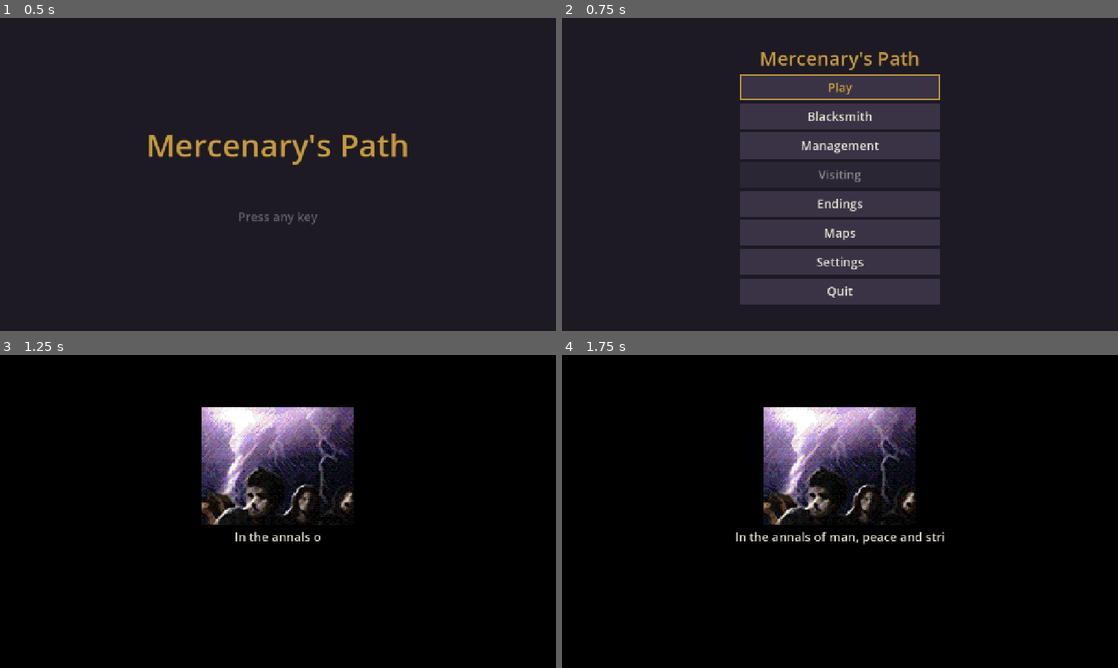
Above: before the commit, frames 1-4 (two rows, left to right).
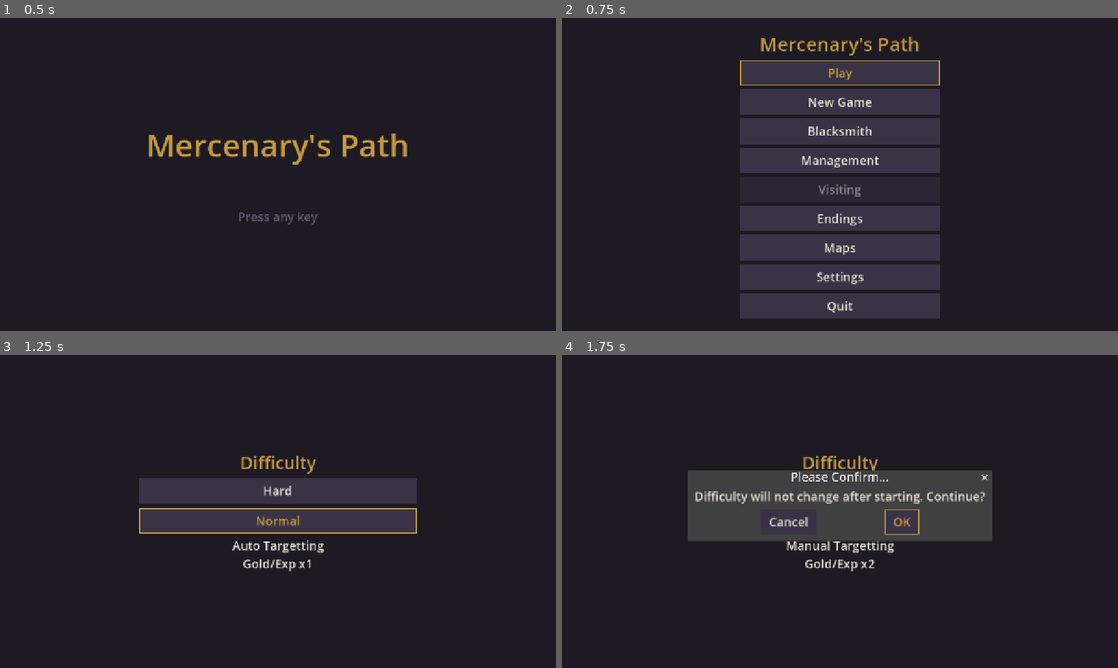
Above: after the commit, the same moments.

Repository: sapega89/Path-Of-A-Warrior
Game: Godot game, scene res://scenes/main.tscn
The game is run twice, just before and just after one commit, with the same random seed, the same clock (stepped at 60 frames per second) and the same inputs.
Inputs (mouse positions are in pixels of both pictures, inside the frame that each line leads up to):
- Up to frame 1 (0.5 s): no input
- Up to frame 2 (0.75 s): tap Enter (ui_accept) at 0.5 s; move the mouse to (962, 158) at 0.52 s; hold D (move_right) from 0.53 s (still down); hold J (attack) from 0.53 s (still down); click (962, 158) at 0.67 s
- Up to frame 3 (1.25 s): keep holding D (move_right); keep holding J (attack); tap Enter (ui_accept) at 0.77 s
- Up to frame 4 (1.75 s): release D (move_right) at 1.25 s; release J (attack) at 1.25 s; click (840, 489) at 1.25 s, where only the run after the commit has a clickable "Hard"

Frame 1 is identical in both runs. In frame 2, 11% of the frame differs, in the area x 32-68%, y 6-96%; in frame 3, 99%; in frame 4, 99%, in the area x 0-100%, y 0-100%.

Commit message:
Godot: New Game (difficulty, face, name, first stat points)
Co-Authored-By: Claude Opus 5.5 <noreply@anthropic.com>
Claude-Session: https://claude.ai/code/session_01Pra1erWg8UTqtk76LxS6ea

Diff:
--- a/godot/client/i18n/strings.json
+++ b/godot/client/i18n/strings.json
@@ -366,5 +366,81 @@
   "endings.locked": {
     "en": "You must first complete the missions needed to view this ending.",
     "uk": "Спершу пройдіть місії, що ведуть до цієї кінцівки."
+  },
+  "menu.continue": {
+    "en": "Continue",
+    "uk": "Продовжити"
+  },
+  "menu.new_game": {
+    "en": "New Game",
+    "uk": "Нова гра"
+  },
+  "newgame.ask_delete": {
+    "en": "Starting a new game will cause your saved game to be deleted. Continue?",
+    "uk": "Нова гра видалить збережену. Продовжити?"
+  },
+  "newgame.difficulty": {
+    "en": "Difficulty",
+    "uk": "Складність"
+  },
+  "newgame.difficulty_0": {
+    "en": "Hard",
+    "uk": "Важко"
+  },
+  "newgame.difficulty_1": {
+    "en": "Normal",
+    "uk": "Нормально"
+  },
+  "newgame.mode_0": {
+    "en": "Manual Targetting\nGold/Exp x2",
+    "uk": "Ручне прицілювання\nЗолото й досвід x2"
+  },
+  "newgame.mode_1": {
+    "en": "Auto Targetting\nGold/Exp x1",
+    "uk": "Автоприцілювання\nЗолото й досвід x1"
+  },
+  "newgame.ask_difficulty": {
+    "en": "Difficulty will not change after starting. Continue?",
+    "uk": "Складність не зміниться після початку. Продовжити?"
+  },
+  "newgame.hero": {
+    "en": "Character",
+    "uk": "Герой"
+  },
+  "newgame.select_1": {
+    "en": "Please select",
+    "uk": "Оберіть"
+  },
+  "newgame.select_2": {
+    "en": "a character for battle.",
+    "uk": "героя для бою."
+  },
+  "newgame.name": {
+    "en": "Name",
+    "uk": "Ім'я"
+  },
+  "newgame.name_hint": {
+    "en": "up to 8 letters",
+    "uk": "до 8 літер"
+  },
+  "newgame.name_empty": {
+    "en": "Enter a name.",
+    "uk": "Введіть ім'я."
+  },
+  "newgame.ok": {
+    "en": "OK",
+    "uk": "OK"
+  },
+  "newgame.points": {
+    "en": "Attributes",
+    "uk": "Характеристики"
+  },
+  "newgame.points_left": {
+    "en": "Points: %d",
+    "uk": "Очки: %d"
+  },
+  "newgame.ask_done": {
+    "en": "Character settings are complete. Continue?",
+    "uk": "Героя створено. Продовжити?"
   }
 }
--- a/godot/client/scripts/core/profile.gd
+++ b/godot/client/scripts/core/profile.gd
@@ -30,6 +30,8 @@
 enum Stat { HP, MP, ATTACK, DEFENSE }
 
 var hero_name := "Hero"
+var head := 0  # the hero's face (0..3): his portrait and his look on the map
+var difficulty := 1  # 1 normal, 0 hard (chosen for a new game, kept until the next)
 var level := 1
 var experience := 0  # exp into the current level
 var fame := 0
@@ -254,6 +256,7 @@
 	h.max_mp = max_mp()
 	h.mp = h.max_mp
 	h.weapon_kind = weapon_kind()
+	sim.difficulty = difficulty
 	for i in mini(skill_levels.size(), sim.skill_levels.size()):
 		sim.skill_levels[i] = int(skill_levels[i])
 	for i in mini(hotkeys.size(), sim.hotkeys.size()):
@@ -538,7 +541,7 @@
 
 
 func to_dict() -> Dictionary:
-	return {"name": hero_name, "level": level, "exp": experience, "fame": fame, "gold": gold, "stat_points": stat_points,
+	return {"name": hero_name, "head": head, "difficulty": difficulty, "level": level, "exp": experience, "fame": fame, "gold": gold, "stat_points": stat_points,
 		"base": [base_hp, base_mp, base_attack, base_defense], "equipped": equipped,
 		"backpack": backpack,
 		"skill_levels": skill_levels, "hotkeys": hotkeys, "quick_slots": quick_slots,
@@ -549,6 +552,8 @@
 
 func from_dict(d: Dictionary) -> void:
 	hero_name = str(d.get("name", hero_name))
+	head = clampi(int(d.get("head", head)), 0, 3)
+	difficulty = clampi(int(d.get("difficulty", difficulty)), 0, 1)
 	level = int(d.get("level", level))
 	experience = int(d.get("exp", experience))
 	fame = int(d.get("fame", fame))
--- a/godot/client/scripts/core/router.gd
+++ b/godot/client/scripts/core/router.gd
@@ -21,6 +21,7 @@
 	"blacksmith": "res://scripts/screens/blacksmith_screen.gd",
 	"shop": "res://scripts/screens/shop_screen.gd",
 	"visiting": "res://scripts/screens/visiting_screen.gd",
+	"new_game": "res://scripts/screens/new_game_screen.gd",
 	"endings": "res://scripts/screens/endings_screen.gd",
 }
 
--- a/godot/client/scripts/screens/main_menu.gd
+++ b/godot/client/scripts/screens/main_menu.gd
@@ -1,18 +1,20 @@
 extends Control
-## Main menu: play, blacksmith, management, visiting, endings, maps, settings, quit (no quit button on phones and the web).
+## Main menu: continue (or play), new game, blacksmith, management, visiting, endings, maps, settings, quit (no quit button on phones and the web).
 
 const UiTheme := preload("res://scripts/ui/ui_theme.gd")
 const Profile := preload("res://scripts/core/profile.gd")
-const Stories := preload("res://scripts/core/stories.gd")
 const Visits := preload("res://scripts/core/visits.gd")
 
 var buttons: Array[Button] = []
+var ask: ConfirmationDialog  # "Starting a new game will cause your saved game to be deleted."
 
 
 func _ready() -> void:
 	var col := UiTheme.menu_column(self)
 	col.add_child(UiTheme.heading("game.title", 44))
-	_add(col, "Play", "menu.play", play)
+	var saved := FileAccess.file_exists(Profile.PATH)
+	_add(col, "Play", "menu.continue" if saved else "menu.play", play)
+	_add(col, "NewGame", "menu.new_game", new_game)
 	_add(col, "Blacksmith", "menu.blacksmith", func(): Router.push("blacksmith"))
 	_add(col, "Management", "menu.management", func(): Router.push("management"))
 	_add(col, "Visiting", "menu.visiting", func(): Router.push("visiting"))
@@ -23,16 +25,28 @@
 	_add(col, "Settings", "menu.settings", func(): Router.push("settings"))
 	if show_quit():
 		_add(col, "Quit", "menu.quit", func(): get_tree().quit())
+	ask = ConfirmationDialog.new()
+	ask.name = "Ask"
+	ask.dialog_text = tr("newgame.ask_delete")
+	ask.confirmed.connect(func(): Router.push("new_game", {}))
+	add_child(ask)
 	buttons[0].grab_focus.call_deferred()
 
 
-## A new hero first hears the opening story, then goes to the campaign.
+## The saved hero goes on with the campaign; without one a new game starts.
 func play() -> void:
 	if FileAccess.file_exists(Profile.PATH):
 		Router.push("campaign")
 		return
-	Profile.new().save()
-	Router.push("story", {"story": Stories.OPENING, "then": "campaign"})
+	Router.push("new_game", {})
+
+
+## A new hero (difficulty, face, name, points); over a saved one only when that is confirmed.
+func new_game() -> void:
+	if FileAccess.file_exists(Profile.PATH):
+		ask.popup_centered()
+		return
+	Router.push("new_game", {})
 
 
 static func show_quit() -> bool:
--- a/godot/client/scripts/screens/mission_screen.gd
+++ b/godot/client/scripts/screens/mission_screen.gd
@@ -115,7 +115,7 @@
 	hero.name = "Hero"
 	hero.external = true
 	world.add_child(hero)
-	hero.set_look(0, sim.hero.weapon_kind)
+	hero.set_look(profile.head, sim.hero.weapon_kind)
 	effects = Effects.new()
 	effects.name = "Effects"
 	world.add_child(effects)
--- /dev/null
+++ b/godot/client/scripts/screens/new_game_screen.gd
@@ -0,0 +1,217 @@
+extends Control
+## A new game, step by step as in the original: the difficulty (Hard: manual aim, gold and
+## exp x2; Normal: the hero turns to the nearest enemy, x1; it cannot change later), the hero's
+## face, his name (up to 8 letters), and his 5 first stat points. Then the hero is saved over
+## any old one and the opening story starts, then the campaign.
+## Params: profile_path (optional), then (the screen after the opening, default campaign).
+
+const UiTheme := preload("res://scripts/ui/ui_theme.gd")
+const Profile := preload("res://scripts/core/profile.gd")
+const Stories := preload("res://scripts/core/stories.gd")
+const PORTRAITS := "res://assets/original/portraits/%d.png"
+const HEADS := 4
+const NAME_MAX := 8
+const SCALE := 3
+enum Step { DIFFICULTY, HERO, NAME, POINTS }
+
+var path: String = Profile.PATH
+var profile: RefCounted = Profile.new()
+var step := Step.DIFFICULTY
+var heading: Label
+var body: VBoxContainer
+var info: Label
+var ask: ConfirmationDialog
+var name_edit: LineEdit
+var stat_labels: Array[Label] = []
+var points_label: Label
+
+
+func _ready() -> void:
+	path = str(Router.params.get("profile_path", Profile.PATH))
+	var col := UiTheme.menu_column(self, 640)
+	heading = UiTheme.heading("newgame.difficulty", 40)
+	col.add_child(heading)
+	body = VBoxContainer.new()
+	body.name = "Body"
+	body.add_theme_constant_override("separation", 10)
+	col.add_child(body)
+	info = Label.new()
+	info.name = "Info"
+	info.horizontal_alignment = HORIZONTAL_ALIGNMENT_CENTER
+	info.autowrap_mode = TextServer.AUTOWRAP_WORD_SMART
+	info.custom_minimum_size = Vector2(0, 80)
+	col.add_child(info)
+	ask = ConfirmationDialog.new()
+	ask.name = "Ask"
+	ask.confirmed.connect(_confirmed)
+	add_child(ask)
+	show_step(Step.DIFFICULTY)
+
+
+func _clear() -> void:
+	for c in body.get_children():
+		body.remove_child(c)
+		c.queue_free()
+	stat_labels.clear()
+	info.text = ""
+
+
+func _button(node_name: String, text: String, on_press: Callable, translate := true) -> Button:
+	var b := Button.new()
+	b.name = node_name
+	b.text = text
+	if not translate:
+		b.auto_translate_mode = Node.AUTO_TRANSLATE_MODE_DISABLED
+	b.pressed.connect(on_press)
+	body.add_child(b)
+	return b
+
+
+func show_step(s: int) -> void:
+	step = s
+	_clear()
+	match step:
+		Step.DIFFICULTY:
+			heading.text = "newgame.difficulty"
+			for d in [0, 1]:
+				var b := _button("Difficulty%d" % d, "newgame.difficulty_%d" % d, choose_difficulty.bind(d))
+				b.focus_entered.connect(func(): info.text = tr("newgame.mode_%d" % d))
+				b.mouse_entered.connect(func(): info.text = tr("newgame.mode_%d" % d))
+			(body.get_child(1) as Button).grab_focus.call_deferred()
+			info.text = tr("newgame.mode_1")
+		Step.HERO:
+			heading.text = "newgame.hero"
+			var row := HBoxContainer.new()
+			row.name = "Heads"
+			row.alignment = BoxContainer.ALIGNMENT_CENTER
+			row.add_theme_constant_override("separation", 24)
+			for h in HEADS:
+				var b := Button.new()
+				b.name = "Head%d" % h
+				b.icon = load(PORTRAITS % (Stories.HERO_PORTRAIT + h))
+				b.expand_icon = true
+				b.custom_minimum_size = Vector2(46, 46) * SCALE + Vector2(12, 12)
+				b.pressed.connect(choose_head.bind(h))
+				row.add_child(b)
+			body.add_child(row)
+			info.text = "%s\n%s" % [tr("newgame.select_1"), tr("newgame.select_2")]
+			(row.get_child(profile.head) as Button).grab_focus.call_deferred()
+		Step.NAME:
+			heading.text = "newgame.name"
+			name_edit = LineEdit.new()
+			name_edit.name = "Name"
+			name_edit.max_length = NAME_MAX
+			name_edit.alignment = HORIZONTAL_ALIGNMENT_CENTER
+			name_edit.placeholder_text = tr("newgame.name_hint")
+			name_edit.text_submitted.connect(func(_t): submit_name())
+			name_edit.text_changed.connect(_name_changed)
+			body.add_child(name_edit)
+			_button("Ok", "newgame.ok", submit_name)
+			name_edit.grab_focus.call_deferred()
+		Step.POINTS:
+			heading.text = "newgame.points"
+			points_label = Label.new()
+			points_label.name = "Points"
+			points_label.horizontal_alignment = HORIZONTAL_ALIGNMENT_CENTER
+			points_label.auto_translate_mode = Node.AUTO_TRANSLATE_MODE_DISABLED
+			body.add_child(points_label)
+			for i in 4:
+				var row := HBoxContainer.new()
+				var b := Button.new()
+				b.name = "Stat%d" % i
+				b.text = "attributes.%s" % ["hp", "mp", "attack", "defense"][i]
+				b.size_flags_horizontal = Control.SIZE_EXPAND_FILL
+				b.pressed.connect(spend.bind(i))
+				row.add_child(b)
+				var v := Label.new()
+				v.auto_translate_mode = Node.AUTO_TRANSLATE_MODE_DISABLED
+				v.custom_minimum_size = Vector2(120, 0)
+				v.horizontal_alignment = HORIZONTAL_ALIGNMENT_RIGHT
+				row.add_child(v)
+				stat_labels.append(v)
+				body.add_child(row)
+			_refresh_points()
+			(body.get_child(1).get_child(0) as Button).grab_focus.call_deferred()
+
+
+func choose_difficulty(d: int) -> void:
+	profile.difficulty = d
+	_ask("newgame.ask_difficulty")
+
+
+func choose_head(h: int) -> void:
+	profile.head = h
+	show_step(Step.NAME)
+
+
+## Only letters, as many as fit.
+func _name_changed(t: String) -> void:
+	var clean := ""
+	for c in t:
+		if (c >= "A" and c <= "Z") or (c >= "a" and c <= "z"):
+			clean += c
+	if clean != t:
+		var at := name_edit.caret_column
+		name_edit.text = clean
+		name_edit.caret_column = mini(at, clean.length())
+
+
+func submit_name() -> bool:
+	var n := name_edit.text.strip_edges()
+	if n.is_empty():
+		info.text = tr("newgame.name_empty")
+		return false
+	profile.hero_name = n
+	show_step(Step.POINTS)
+	return true
+
+
+func spend(stat: int) -> void:
+	if profile.spend_point(stat):
+		_refresh_points()
+		if profile.stat_points == 0:
+			_ask("newgame.ask_done")
+
+
+func _refresh_points() -> void:
+	points_label.text = tr("newgame.points_left") % profile.stat_points
+	var values := [profile.base_hp, profile.base_mp, profile.base_attack, profile.base_defense]
+	for i in stat_labels.size():
+		stat_labels[i].text = str(values[i])
+
+
+func _ask(key: String) -> void:
+	ask.dialog_text = tr(key)
+	ask.popup_centered()
+
+
+func _confirmed() -> void:
+	match step:
+		Step.DIFFICULTY:
+			show_step(Step.HERO)
+		Step.POINTS:
+			finish()
+
+
+## Saves the new hero over the old one and starts the opening story.
+func finish() -> void:
+	profile.save(path)
+	var then := str(Router.params.get("then", "campaign"))
+	Router.back()
+	Router.push("story", {"story": Stories.OPENING, "then": then, "profile_path": path})
+
+
+func _unhandled_input(event: InputEvent) -> void:
+	if event.is_action_pressed("ui_cancel"):
+		get_viewport().set_input_as_handled()
+		match step:
+			Step.DIFFICULTY:
+				Router.back()
+			Step.POINTS:  # the points back, then the name again
+				var fresh: RefCounted = Profile.new()
+				fresh.difficulty = profile.difficulty
+				fresh.head = profile.head
+				profile = fresh
+				show_step(Step.NAME)
+			_:
+				show_step(step - 1)
--- a/godot/client/scripts/screens/story_screen.gd
+++ b/godot/client/scripts/screens/story_screen.gd
@@ -74,7 +74,7 @@
 		"talk":
 			var who := int(pg.speaker)
 			if who == Stories.HERO:
-				who = Stories.HERO_PORTRAIT
+				who = Stories.HERO_PORTRAIT + int(profile.head)
 			portrait.texture = load(PORTRAITS % who)
 			Audio.play_music(0)
 			portrait.visible = true
--- a/godot/client/scripts/screens/visiting_screen.gd
+++ b/godot/client/scripts/screens/visiting_screen.gd
@@ -77,7 +77,7 @@
 	general_says = top.get_child(1)
 	hero_portrait = bottom.get_child(1)
 	hero_says = bottom.get_child(0)
-	hero_portrait.texture = load(PORTRAITS % Stories.HERO_PORTRAIT)
+	hero_portrait.texture = load(PORTRAITS % (Stories.HERO_PORTRAIT + int(profile.head)))
 	text = Label.new()
 	text.name = "Text"
 	text.auto_translate_mode = Node.AUTO_TRANSLATE_MODE_DISABLED
--- /dev/null
+++ b/godot/client/tests/test_new_game.gd
@@ -0,0 +1,52 @@
+extends "res://tests/test_case.gd"
+
+const Profile := preload("res://scripts/core/profile.gd")
+const NewGame := preload("res://scripts/screens/new_game_screen.gd")
+const MapSim := preload("res://scripts/sim/map_sim.gd")
+const MapBuilder := preload("res://scripts/world/map_builder.gd")
+const TEST_PATH := "user://test_new_game.json"
+
+
+func test_head_and_difficulty_are_kept() -> void:
+	var p := Profile.new()
+	eq(p.difficulty, 1, "normal by default")
+	p.head = 2
+	p.difficulty = 0
+	p.save(TEST_PATH)
+	var q: RefCounted = Profile.load_or_new(TEST_PATH)
+	eq(q.head, 2, "the face")
+	eq(q.difficulty, 0, "hard")
+	var sim: RefCounted = MapSim.new(MapBuilder.load_map(1), 0, Vector2i(4, 2))
+	q.apply_to(sim)
+	eq(sim.difficulty, 0, "the mission is played hard")
+
+
+func test_new_game_steps() -> void:
+	var old: Dictionary = Router.params
+	Router.params = {"profile_path": TEST_PATH}
+	var screen: Control = NewGame.new()
+	root.add_child(screen)
+	eq(screen.step, NewGame.Step.DIFFICULTY, "the difficulty first")
+	screen.choose_difficulty(0)
+	screen._confirmed()
+	eq(screen.step, NewGame.Step.HERO, "then the face")
+	screen.choose_head(3)
+	eq(screen.step, NewGame.Step.NAME, "then the name")
+	screen.name_edit.text = ""
+	check(not screen.submit_name(), "a name is needed")
+	screen.name_edit.text = "Ivan7!"
+	screen._name_changed(screen.name_edit.text)
+	eq(screen.name_edit.text, "Ivan", "only letters")
+	check(screen.submit_name(), "taken")
+	eq(screen.step, NewGame.Step.POINTS, "then the points")
+	for i in 5:
+		screen.spend(Profile.Stat.ATTACK)
+	eq(screen.profile.stat_points, 0, "all five spent")
+	screen.profile.save(TEST_PATH)  # (finish() also opens the story)
+	var saved: RefCounted = Profile.load_or_new(TEST_PATH)
+	eq(saved.hero_name, "Ivan", "the name")
+	eq(saved.head, 3, "the face")
+	eq(saved.difficulty, 0, "hard")
+	eq(saved.base_attack, Profile.BASE_ATTACK + 5, "the points")
+	screen.free()
+	Router.params = old
--- a/godot/client/tools/shots.gd
+++ b/godot/client/tools/shots.gd
@@ -16,6 +16,23 @@
 	await _shot(out, "01_title")
 	Router.go("main_menu")
 	await _shot(out, "02_main_menu")
+	# A new game: the difficulty, the face, the name, the points.
+	Router.push("new_game", {"profile_path": "user://shot_new.json"})
+	var ng: Node = Router.current
+	await _shot(out, "02a_new_difficulty")
+	ng.choose_difficulty(1)
+	ng.ask.hide()
+	ng.show_step(ng.Step.HERO)
+	await _frames(2)
+	ng.body.get_child(0).get_child(2).grab_focus()
+	await _shot(out, "02b_new_hero")
+	ng.choose_head(2)
+	ng.name_edit.text = "Andrey"
+	await _shot(out, "02c_new_name")
+	ng.submit_name()
+	for i in 3:
+		ng.spend(0)
+	await _shot(out, "02d_new_points")
 	Router.push("settings")
 	await _shot(out, "03_settings")
 	# Management and Attributes, with a hero who has put three points into HP.
Not shown, added: godot/client/scripts/core/audio.gd.uid
Not shown, added: godot/client/scripts/core/campaign.gd.uid
Not shown, added: godot/client/scripts/core/i18n.gd.uid
Not shown, added: godot/client/scripts/core/input_setup.gd.uid
Not shown, added: godot/client/scripts/core/items.gd.uid
Not shown, added: godot/client/scripts/core/profile.gd.uid
Not shown, added: godot/client/scripts/core/router.gd.uid
Not shown, added: godot/client/scripts/core/settings.gd.uid
Not shown, added: godot/client/scripts/core/stories.gd.uid
Not shown, added: godot/client/scripts/main.gd.uid
Not shown, added: godot/client/scripts/screens/assign_items_screen.gd.uid
Not shown, added: godot/client/scripts/screens/attributes_screen.gd.uid
(and 25 more such lines)
